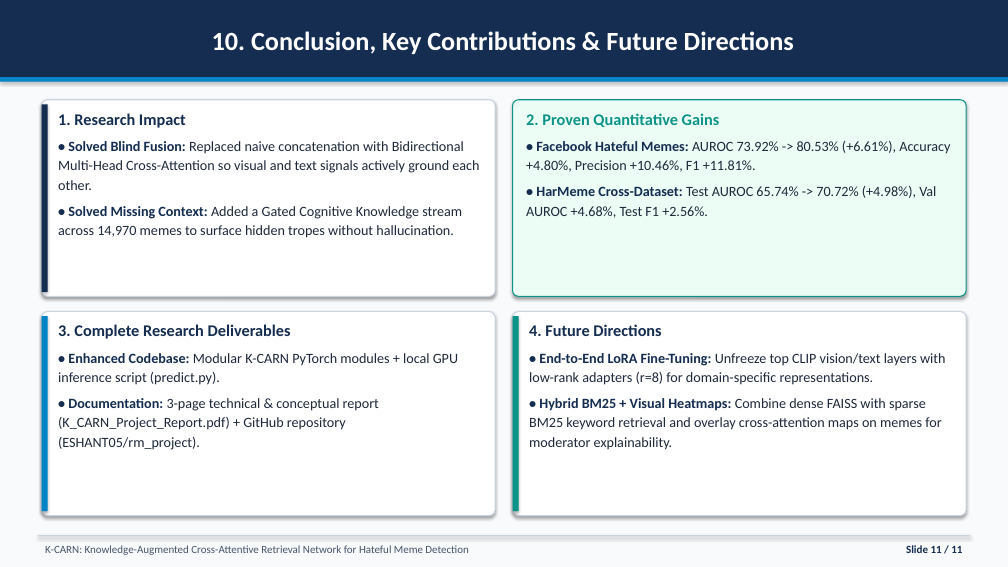
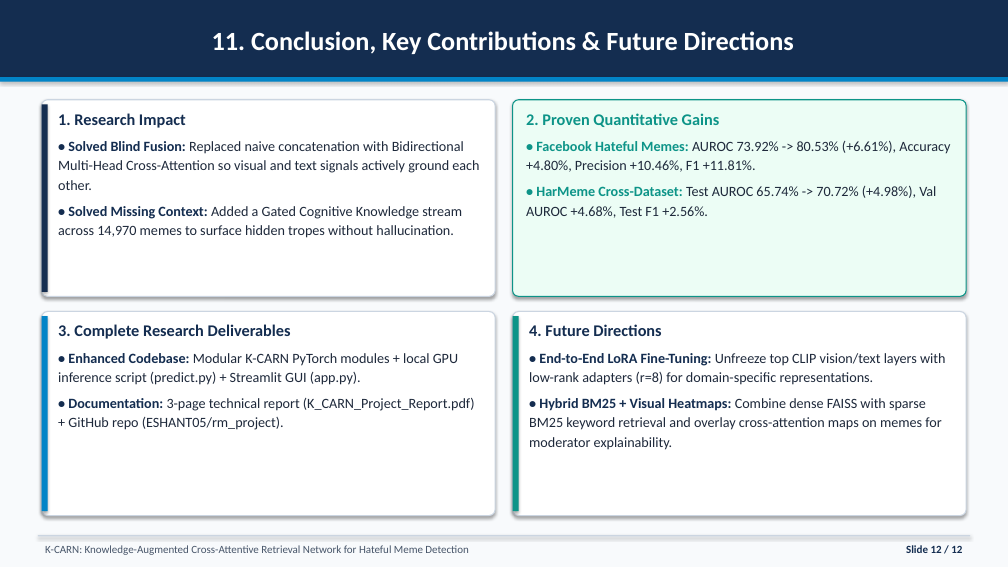
Before and after one commit to ESHANT05/rm_project, a slide deck: slide 12 of RGCL_Paper_Presentation.pptx (slide 11 before the commit). Drawn at 1008x567 pixels with LibreOffice and Linux fonts; fonts in the diff are those of the drawing. Boxes give left, top, right and bottom in pixels: in the first picture for what was removed or moved away, otherwise in the second. Text is boxed around its words. In the diff, an @@ line names an element or a change of style, - is before the commit and + after.

Commit message:
Add baseline workflow revision slides with light red theme and full OCR dashboard

```diff
--- a/RGCL_Paper_Presentation.pptx
+++ b/RGCL_Paper_Presentation.pptx
@@ title at [212,31,794,54]: text changed @@
-10. Conclusion, Key Contributions & Future Directions
+11. Conclusion, Key Contributions & Future Directions
@@ text at [526,141,950,218]: text colour #142D50 to #0D9488 in "• Facebook Hateful Memes:", "• HarMeme Cross-Dataset:" @@
@@ text at [58,353,475,430]: text changed @@
-• Enhanced Codebase: Modular K-CARN PyTorch modules + local GPU inference script (predict.py).
-• Documentation: 3-page technical & conceptual report (K_CARN_Project_Report.pdf) + GitHub repository (ESHANT05/rm_project).
+• Enhanced Codebase: Modular K-CARN PyTorch modules + local GPU inference script (predict.py) + Streamlit GUI (app.py).
+• Documentation: 3-page technical report (K_CARN_Project_Report.pdf) + GitHub repo (ESHANT05/rm_project).
@@ text at [906,545,962,553]: text changed @@
-Slide 11 / 11
+Slide 12 / 12
```
Also in this commit, not shown: 8 other slides changed, 2 slides added, 1 slide removed, 5 other files.
